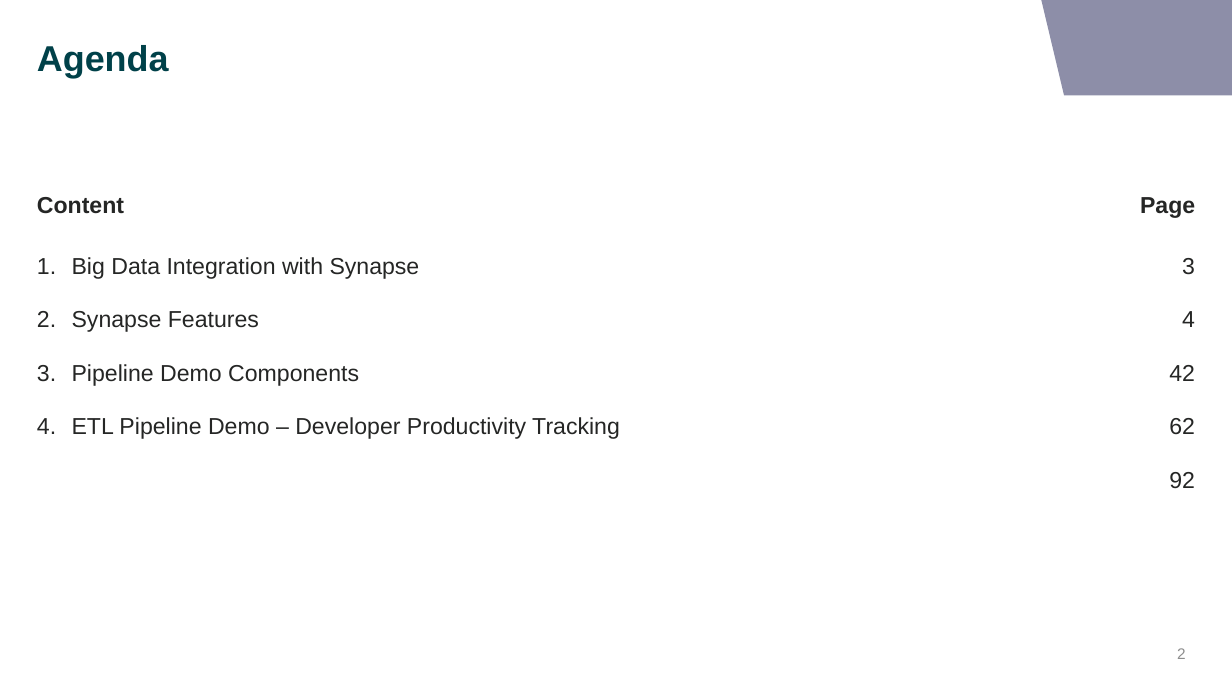
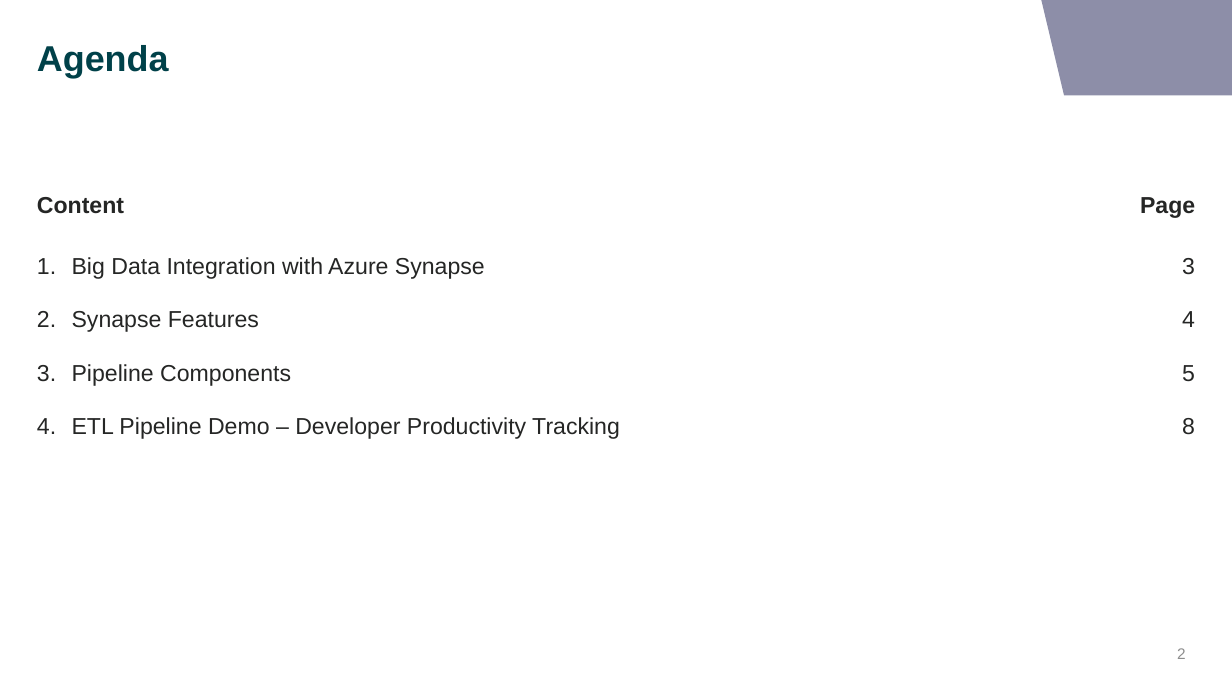
Before and after one commit to Temiloluwa/knowledge_share, a slide deck: slide 2 of data-pipelines-with-synapse/source_code/KS-Developing-Data-Pipelines-With-Synapse.pptx. Drawn at 1232x693 pixels with LibreOffice and Linux fonts; fonts in the diff are those of the drawing; background and template pictures are left out. Boxes give left, top, right and bottom in pixels: in the first picture for what was removed or moved away, otherwise in the second. Text is boxed around its words. In the diff, an @@ line names an element or a change of style, - is before the commit and + after.

Commit message:
update to presentation

```diff
--- a/data-pipelines-with-synapse/source_code/KS-Developing-Data-Pipelines-With-Synapse.pptx
+++ b/data-pipelines-with-synapse/source_code/KS-Developing-Data-Pipelines-With-Synapse.pptx
@@ text at box(72, 257, 485, 279): text changed @@
-1. Big Data Integration with Synapse
+1. Big Data Integration with Azure Synapse
@@ text at box(72, 364, 291, 386): text changed @@
-3. Pipeline Demo Components
+3. Pipeline Components
@@ text at box(1182, 365, 1195, 435): text changed @@
-42
-62
-92
+5
+8
```
Also in this commit, not shown: 2 other slides changed, 1 slide added.
